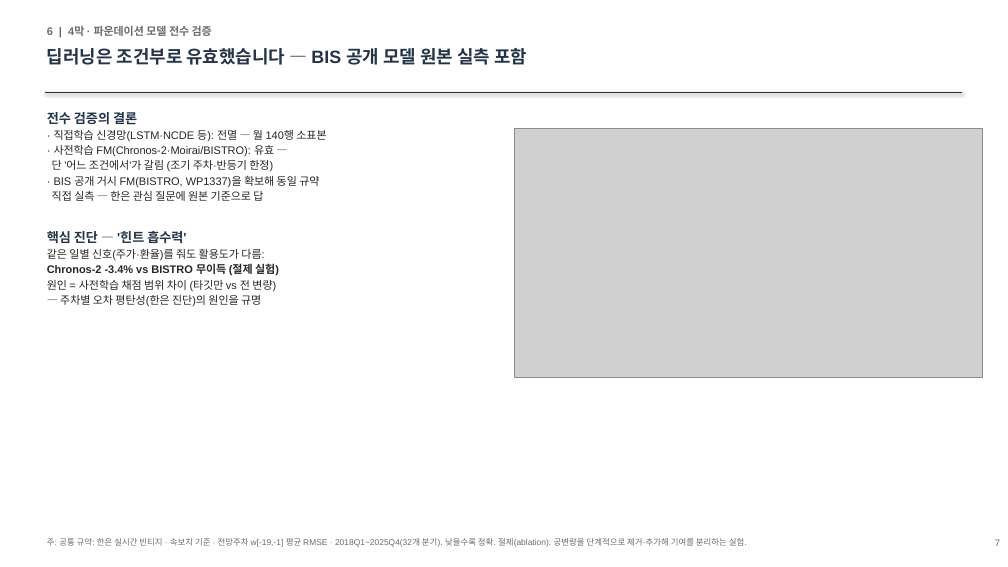
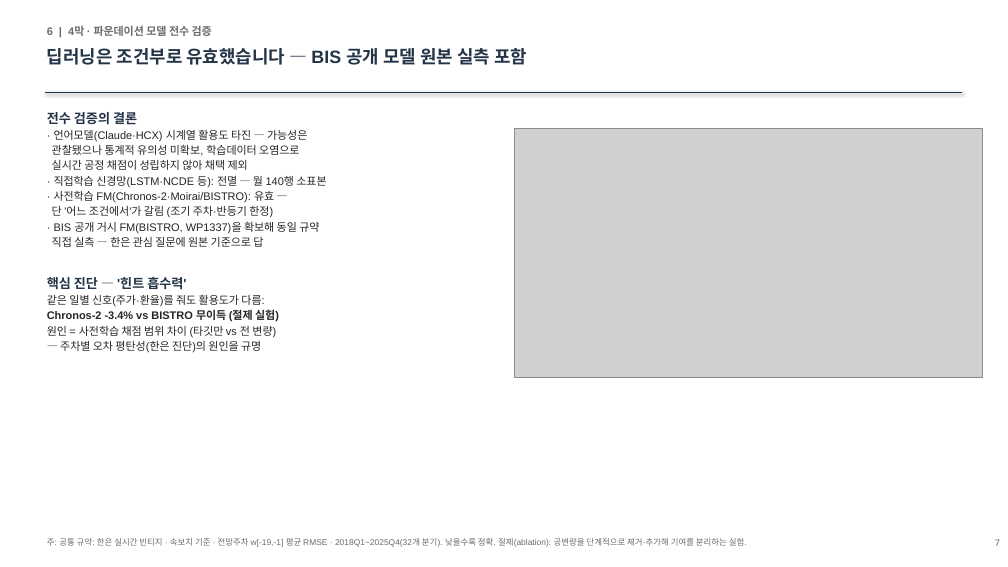
Before and after one commit to shezgone/bistro-lstm, a slide deck: slide 7 of docs/한은협업_여정보고_대표_2026-09-01.pptx. Drawn at 1008x567 pixels with LibreOffice and Linux fonts; fonts in the diff are those of the drawing; grey boxes stand for pictures. Boxes give left, top, right and bottom in pixels: in the first picture for what was removed or moved away, otherwise in the second. Text is boxed around its words. In the diff, an @@ line names an element or a change of style, - is before the commit and + after.

```diff
--- a/docs/한은협업_여정보고_대표_2026-09-01.pptx
+++ b/docs/한은협업_여정보고_대표_2026-09-01.pptx
@@ text at (52,130,307,170): paragraphs added @@
+· 언어모델(Claude·HCX) 시계열 활용도 타진 — 가능성은
+관찰됐으나 통계적 유의성 미확보, 학습데이터 오염으로
+실시간 공정 채점이 성립하지 않아 채택 제외
```
Also in this commit, not shown: 2 other slides changed, 1 other file.
